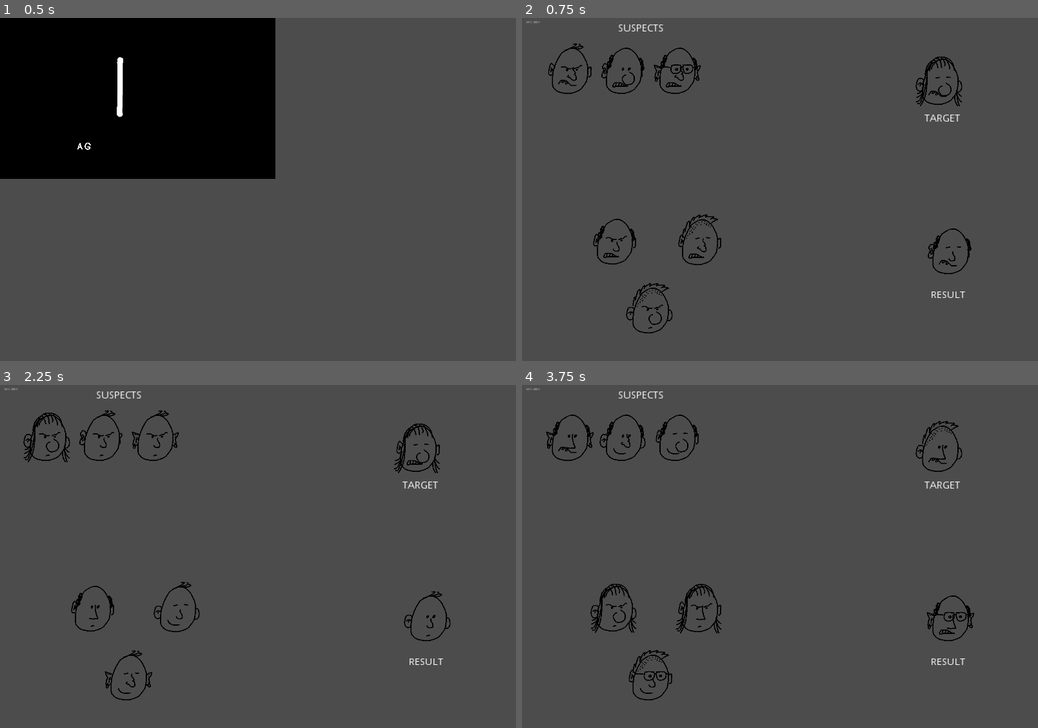
Above: before the commit, frames 1-4 (two rows, left to right).
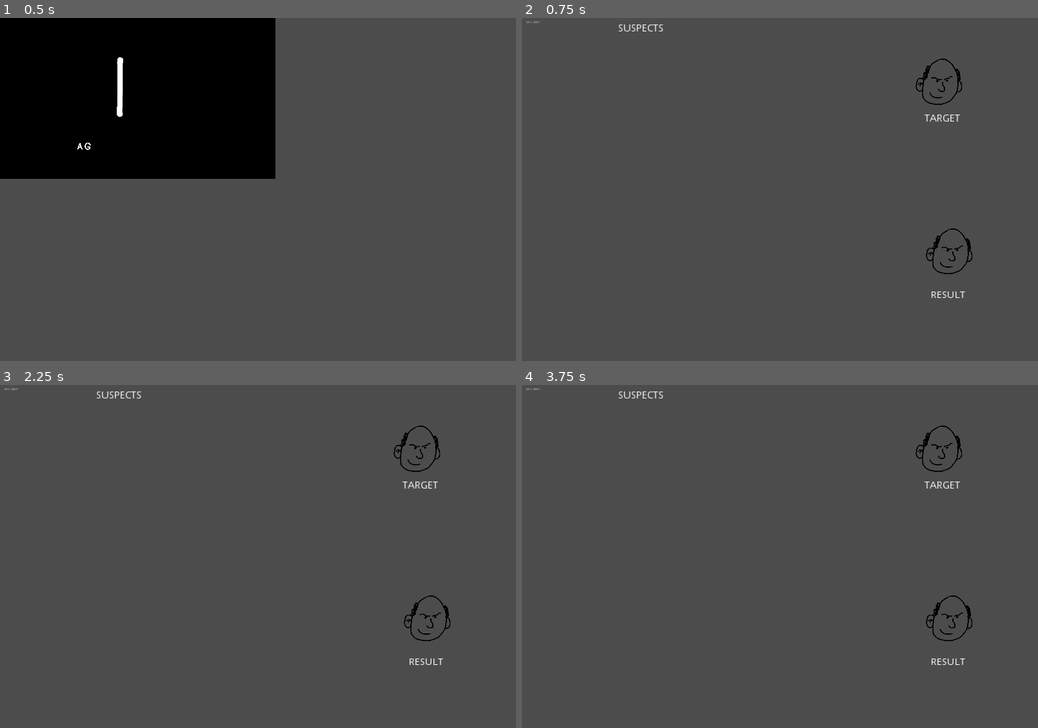
Above: after the commit, the same moments.

Repository: skarnl/godot--gmtk2021
Game: Godot game, scene res://screens/splash.tscn
Two runs of this game, one before a commit and one after it. Both use one fixed random seed, a clock stepped at 60 frames per second and the inputs below.
Inputs:
- Up to frame 1 (0.5 s): no input
- Up to frame 2 (0.75 s): tap Enter (ui_accept) at 0.5 s
- Up to frame 3 (2.25 s): tap Enter (ui_accept) at 0.77, 1.25, 1.52 s; tap R (restart) at 2 s
- Up to frame 4 (3.75 s): tap Enter (ui_accept) at 2.75, 3.02 s; tap R (restart) at 3.5 s

Frame 1 is identical in both runs. In frame 2, 1.7% of the frame differs, in the area x 5-88%, y 7-92%; in frame 3, 1.6%; in frame 4, 1.8%, in the area x 4-88%, y 8-92%.
Error after the commit: Parse Error: The identifier "PersonParts" isn't declared in the current scope. (res://entities/person/configuration.gd:35)

Commit message:
Centralise part-names

Diff:
--- a/entities/person/configuration.gd
+++ b/entities/person/configuration.gd
@@ -2,6 +2,7 @@
 extends Object
 
 const VARIANTS = 4
+
 
 var head: int = 0
 var hair: int
@@ -10,6 +11,7 @@
 var ears: int
 var nose: int
 
+
 func _init(initial_config: Dictionary = {}) -> void:
 	for k in initial_config.keys():
 		if k in self:
@@ -17,13 +19,17 @@
 
 
 func _to_string() -> String:
+	return JSON.print(_to_dictionary())
+
+
+func _to_dictionary() -> Dictionary:
 	var d = {}
 
-	d.head = head
-	d.hair = hair
-	d.eyes = eyes
-	d.mouth = mouth
-	d.ears = ears
-	d.nose = nose
+	for k in keys():
+		d[k] = self[k]
 
-	return JSON.print(d)
+	return d
+
+
+func keys() -> Array:
+	return [PersonParts.HEAD, PersonParts.HAIR, PersonParts.EYES, PersonParts.MOUTH, PersonParts.EARS, PersonParts.NOSE]
--- a/entities/person/person.gd
+++ b/entities/person/person.gd
@@ -11,8 +11,8 @@
 
 var rng: RandomNumberGenerator = RandomNumberGenerator.new()
 
-var VARIANTS = 4
-var PARTS = ['ears', 'eyes', 'nose', 'mouth', 'hair']
+
+var PARTS = [PersonParts.EARS, PersonParts.EYES, PersonParts.NOSE, PersonParts.MOUTH, PersonParts.HAIR]
 
 
 func _ready() -> void:
@@ -21,8 +21,16 @@
 #	head - don't set it now, since we only have a circled variant
 	_correct_frame_numbers()
 
-#	this will make all the parts random, since we pass in an empty configuration
-	set_configuration(Configuration.new())
+	_create_random_configuration()
+
+#
+func _create_random_configuration():
+	var c = Configuration.new()
+
+	for part in PARTS:
+		c[part] = Helpers.get_random_frame()
+
+	set_configuration(c)
 
 
 # fix the hframes, so we don't have to adjust them in the editor when adding new variants
@@ -30,7 +38,7 @@
 	var vframe = 1.0
 	for part in PARTS:
 		self[part].set_vframes(6)
-		self[part].set_hframes(VARIANTS)
+		self[part].set_hframes(Helpers.VARIANTS)
 		self[part].set_frame_coords(Vector2(0, vframe))
 
 		vframe += 1.0
@@ -40,20 +48,9 @@
 	for part in PARTS:
 		var sprite = self[part]
 
-		if (config[part] != 0):
+		if (part in config):
 			sprite.set_frame_coords(Vector2( config[part], sprite.get_frame_coords().y))
-		elif (exclude.has(part)):
-			pass
-		else:
-			_set_random_frame(sprite)
 
-
-func _get_random_frame(sprite: Sprite) -> float:
-	return rng.randf_range(0, sprite.hframes)
-
-
-func _set_random_frame(sprite: Sprite) -> void:
-	sprite.set_frame_coords(Vector2(_get_random_frame(sprite), sprite.get_frame_coords().y))
 
 
 func get_configuration() -> Configuration:
--- a/game/game.tscn
+++ b/game/game.tscn
@@ -1,11 +1,10 @@
-[gd_scene load_steps=7 format=2]
+[gd_scene load_steps=6 format=2]
 
 [ext_resource path="res://game/suspects.gd" type="Script" id=1]
 [ext_resource path="res://game/game.gd" type="Script" id=2]
 [ext_resource path="res://gui/hud.tscn" type="PackedScene" id=3]
 [ext_resource path="res://entities/result/result.tscn" type="PackedScene" id=4]
 [ext_resource path="res://entities/target/target.tscn" type="PackedScene" id=5]
-[ext_resource path="res://entities/person/person.tscn" type="PackedScene" id=6]
 
 [node name="Game" type="Node2D"]
 script = ExtResource( 2 )
@@ -61,12 +60,3 @@
 __meta__ = {
 "_edit_use_anchors_": false
 }
-
-[node name="Person" parent="." instance=ExtResource( 6 )]
-position = Vector2( 239.822, 731.966 )
-
-[node name="Person2" parent="." instance=ExtResource( 6 )]
-position = Vector2( 556.982, 733.747 )
-
-[node name="Person3" parent="." instance=ExtResource( 6 )]
-position = Vector2( 373.457, 988.544 )
--- /dev/null
+++ b/global/parts.gd
@@ -0,0 +1,8 @@
+class_name PersonParts
+
+const HEAD = "head"
+const EARS = "ears"
+const EYES = "eyes"
+const NOSE = "nose"
+const MOUTH = "mouth"
+const HAIR = "hair"
